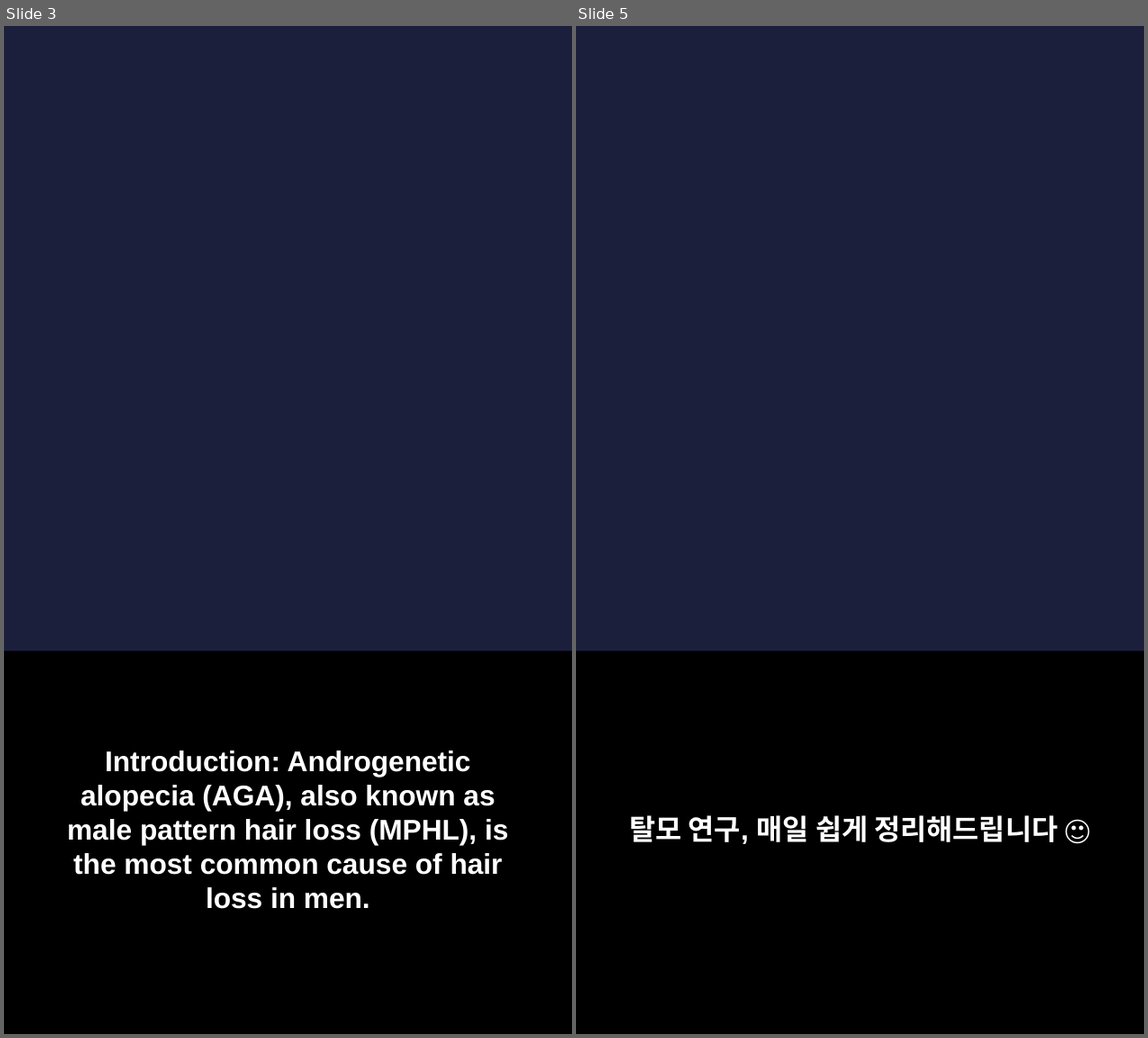
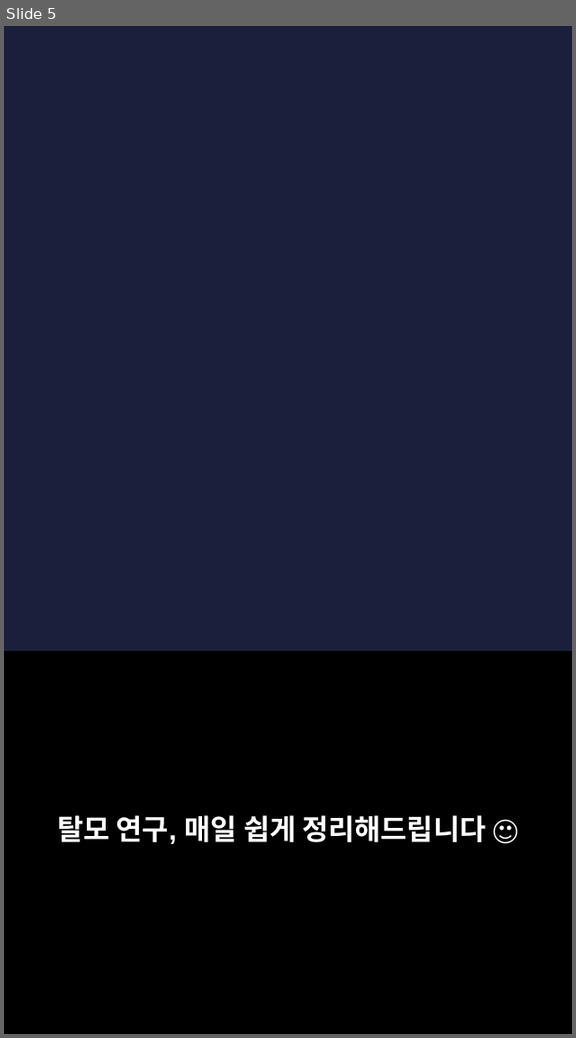
Before and after one commit to hyokang2010-BJ-ANTH/product-builder-test, a slide deck: pwa/data/latest/slides.pptx. Shown side by side, each under a label of ours: slides 3 and 5 before the commit, slide 5 after it; the slides between them are not shown. The pictures are 1148x1038 and 576x1038 pixels, drawn with LibreOffice and Linux fonts; fonts in the diff are those of the drawing; background and template pictures are left out. Boxes give left, top, right and bottom in pixels: in the first picture for what was removed or moved away, otherwise in the second. Text is boxed around its words. In the diff, an @@ line names an element or a change of style, - is before the commit and + after.

```diff
--- a/pwa/data/latest/slides.pptx
+++ b/pwa/data/latest/slides.pptx
@@ slide 3 removed at <box>4,26,572,1034</box>, background picture (left out) @@
@@ rectangle removed at <box>4,652,572,1034</box> @@
@@ text removed at <box>67,750,508,909</box> @@
-Introduction: Androgenetic alopecia (AGA), also known as male pattern hair loss (MPHL), is the most common cause of hair loss in men.
```
Also in this commit, not shown: 2 slides changed, 5 slides added, 3 other slides removed, 26 other files.
